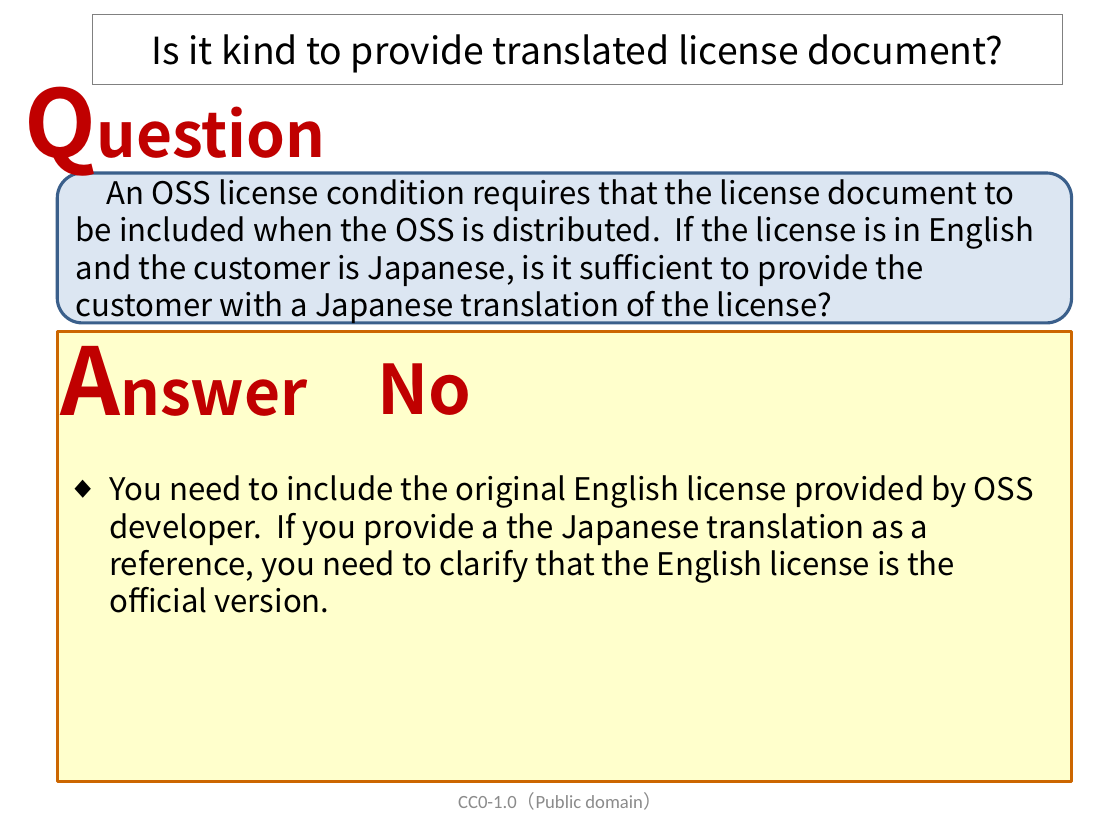
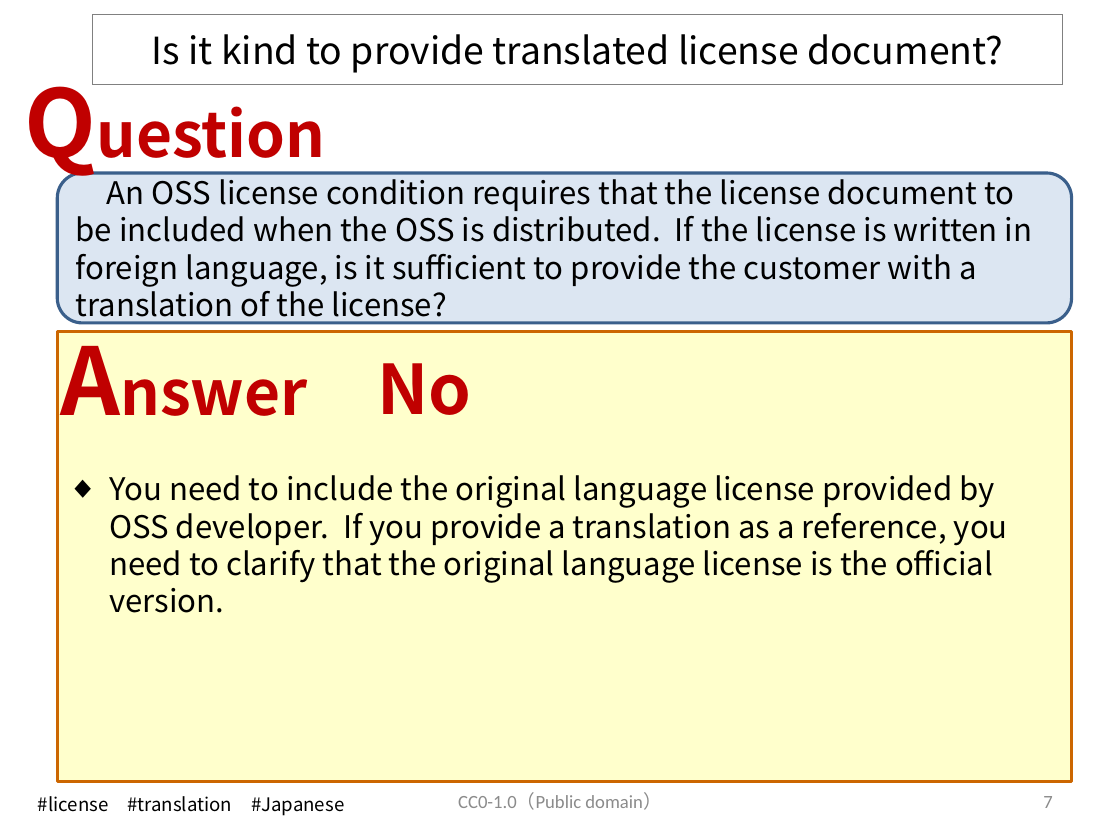
Before and after one commit to OpenChain-Project/OpenChain-JWG, a slide deck: slide 7 of Education_Material/FAQ/Misunderstandings_of_OSS_licenses_CC0.pptx (slide 9 before the commit). Drawn at 1120x840 pixels with LibreOffice and Linux fonts; fonts in the diff are those of the drawing. Boxes give left, top, right and bottom in pixels: in the first picture for what was removed or moved away, otherwise in the second. Text is boxed around its words. In the diff, an @@ line names an element or a change of style, - is before the commit and + after.

Commit message:
updated FAQ english version

```diff
--- a/Education_Material/FAQ/Misunderstandings_of_OSS_licenses_CC0.pptx
+++ b/Education_Material/FAQ/Misunderstandings_of_OSS_licenses_CC0.pptx
@@ text in rounded rectangle at (x1=76, y1=172, x2=1033, y2=324): text changed @@
-An OSS license condition requires that the license document to be included when the OSS is distributed. If the license is in English and the customer is Japanese, is it sufficient to provide the customer with a Japanese translation of the license?
+An OSS license condition requires that the license document to be included when the OSS is distributed. If the license is written in foreign language, is it sufficient to provide the customer with a translation of the license?
@@ text at (x1=109, y1=475, x2=1008, y2=613): text changed @@
-◆ You need to include the original English license provided by OSS developer. If you provide a the Japanese translation as a reference, you need to clarify that the English license is the official version.
+◆ You need to include the original language license provided by OSS developer. If you provide a translation as a reference, you need to clarify that the original language license is the official version.
@@ text added at (x1=38, y1=796, x2=344, y2=816), 12 pt, text #000000 @@
+#license #translation #Japanese
@@ page number added at (x1=1043, y1=796, x2=1052, y2=808), 12 pt, text #8C8C8C @@
+7
```
Also in this commit, not shown: 17 other slides changed, 20 slides added, 2 slides removed, 1 other file.
